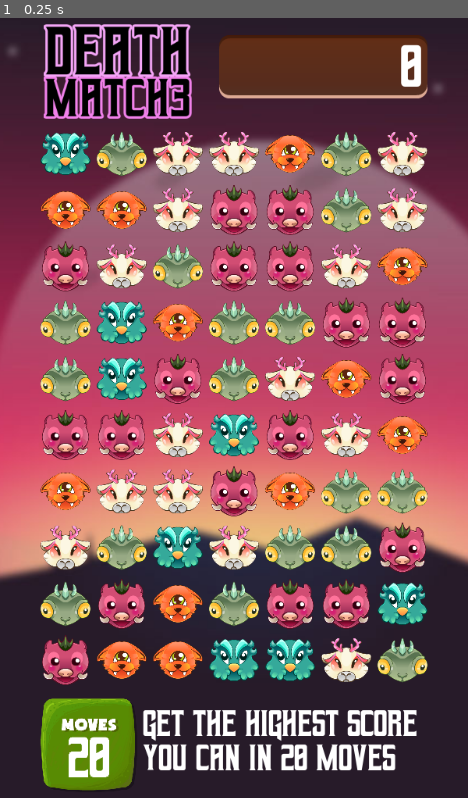
Above: before the commit, frame 1.
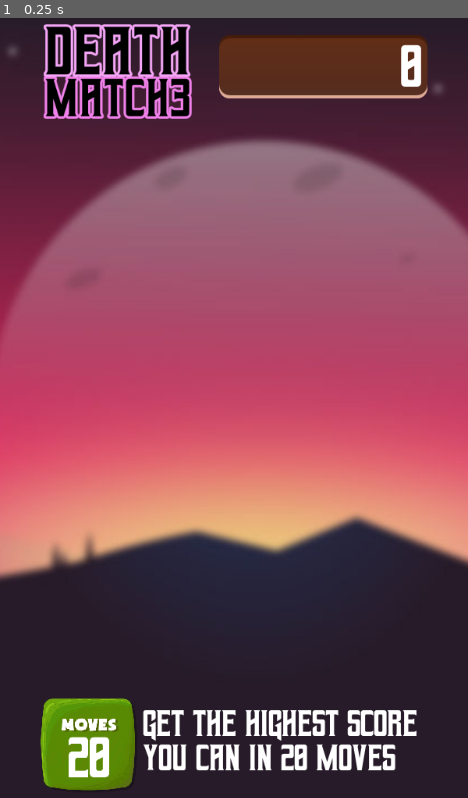
Above: after the commit, the same moment.

Repository: Zachacious/Match3Godot
Game: Godot game, scene res://main.tscn
Same seed, same stepped clock (60 frames per second), same inputs: the game is played once before the commit and once after it.
Inputs:
- Up to frame 1 (0.25 s): no input

The runs differ from the first frame. In frame 1, 28% of the frame differs, in the area x 8-92%, y 14-86%.
Error after the commit: Parse Error: Unexpected indentation. (res://grid_controller.gd:301)

Commit message:
cleanup/add comments throughout

Diff:
--- a/background.gd
+++ b/background.gd
@@ -2,6 +2,8 @@
 
 onready var bk = $sprite
 
+# size and position the background image to
+# fill the entire screen and position it center
 func size_and_position():
 	var screen_w = get_viewport().size.x
 	var screen_h = get_viewport().size.y
@@ -15,12 +17,6 @@
 
 	set_position(Vector2(screen_w/2, screen_h/2))
 
-# Called when the node enters the scene tree for the first time.
 func _ready():
 	size_and_position()
 	get_tree().get_root().connect("size_changed", self, "size_and_position")
-
-
-# Called every frame. 'delta' is the elapsed time since the previous frame.
-#func _process(delta):
-#	pass
--- a/block.gd
+++ b/block.gd
@@ -1,6 +1,5 @@
 extends Node2D
 
-# configurables
 export var index = 0
 export var texture_index = 0
 export var tween_speed = 0.35
@@ -21,11 +20,7 @@
 	'bottom': 0
 }
 
-# caching the parent - set in ready
 var parent
-
-# var ready_for_deletion = false
-
 
 # tween position changes
 func move(target):
@@ -34,15 +29,11 @@
 	 tween_speed, Tween.TRANS_ELASTIC, Tween.EASE_OUT)
 	move_tween.start()
 
-
 # called by the parent grid container to move the node to a
 # new postiion on the grid
 func set_index(new_index):
 	index = new_index
-	# self.get_parent().move_child(self, index)
-	#get_parent().grid_tiles[index] = self
 	move(Globals.grid.index_positions[index])
-
 
 # part of find_matches
 # determine if a tile index is within the bounds of the grid
@@ -58,11 +49,10 @@
 
 	return true
 
-
-# for each direction progress outward checking for matches
-# for every match set isMatched true
+# For each direction, progress outward checking for matches.
+# For every match, set isMatched true
 # returns true if at least one match of 3 is made
-# called by the parent grid if this tile is moved
+# called by the parent grid when this tile is moved
 func find_matches():
 	var matches_were_made = false
 	var tiles = parent.grid_tiles
@@ -111,10 +101,6 @@
 
 	return matches_were_made
 
-
-# temporary
-func dim(): sprite.modulate = Color(1,1,1,0.3)
-
 func destroy():
 	sprite.modulate = Color(1,1,1,0)
 	destroy_sprite.modulate = Color(1,1,1,1)
@@ -133,9 +119,7 @@
 	parent = self.get_parent()
 	direction_deltas.top = -parent.cols
 	direction_deltas.bottom = parent.cols
-
 	regen_texture()
-
 	destroy_sprite.modulate = Color(1,1,1,0)
 
 	# set grid position for the global
@@ -143,7 +127,6 @@
 	if !Globals.grid.coords.has(index):
 		Globals.grid.coords[index] = Vector2(index % parent.cols, floor(index / parent.cols))
 
-
 # Called every frame. 'delta' is the elapsed time since the previous frame.
 func _process(_delta):
 	#if ready_for_deletion: queue_free() # delete this from the tree
--- a/globals.gd
+++ b/globals.gd
@@ -19,8 +19,6 @@
 	{'name':'rabbit','texture':preload("res://sprites/monsters/rabbit.png")},
 ]
 
-#var tile_tween = null
-
 func set_score(value):
 	print('SET_SCORE ', value)
 	score = value
--- a/grid_controller.gd
+++ b/grid_controller.gd
@@ -1,19 +1,12 @@
-# For simplicity and effecientcy, I'm using a 1d 'flat' array for the grid
-# the x,y positions of where each tile should be displayed are stored in a dictionary for
-# fast lookups when moving tiles around
-
 extends Node2D
 
-# signals
 signal subplanted_tile_created
 
-# configurables
 export var cols = 7
 export var rows = 10
 export var tile_size = 64
 export var padding = 4
 
-# constants
 var pad_factor = padding * 2 # the total amount of width or height that will be added
 var full_tile_size = tile_size + pad_factor # size of tile + padding
 var width = full_tile_size * (cols-1) # full pixel width of grid
@@ -32,11 +25,10 @@
 enum states {
 	ready, waiting
 }
-
 var state = states.ready
 
+# Use a lookback algorithm to check previous tiles(2 up, 2 left) for matches
 func match_whole_grid():
-	print('match_grid.start')
 	var found_matches = false
 	for tile in grid_tiles:
 		if tile == null: continue
@@ -65,12 +57,13 @@
 				left_tile.isMatched = true
 				left_tile2.isMatched = true
 				found_matches = true
-	print('match_grid.end')
 
 	return found_matches
 
-
 # returns true if the tile 2 up or 2 left matches
+# used by create tile to make sure that new tiles
+# are not creating matches
+# (only for the initial grid)
 func look_back_match(tile):
 	var texture_index = tile.texture_index
 	var up_index = tile.index - (cols * 2)
@@ -87,14 +80,16 @@
 		if texture_index == left_texture: return true
 	return false
 
-
+# creates a tile, adds it to the grid
+# the tile index - grid index to place tile
+# subplant - set true if replacing a tile rather than initializing
 func create_tile(tile_index, subplant = false):
 	var tile = preload("res://block.tscn").instance()
 	tile.index = tile_index
 	# calc pixel position
 	var tile_pos = Vector2((tile_index % cols) * full_tile_size, (tile_index / cols) * full_tile_size)
 	tile.position = tile_pos
-	# store the position for this index in the global hash map for fast lookups
+	# store the position for this index in the global dict for fast lookups
 	Globals.grid.index_positions[tile_index] = tile_pos
 	self.add_child(tile) # actually add to the render tree
 	if !subplant: grid_tiles.append(tile)
@@ -104,46 +99,49 @@
 		tile.position = Vector2(tile_pos.x, tile_pos.y - 100)
 		emit_signal("subplanted_tile_created", tile, tile_pos)
 
+	# prevent the tile from creating matches
 	while look_back_match(tile): tile.regen_texture()
 
-
+# used when new tiles get created to refill a column
+# after a match is made -
+# moves the tile down into it's real position in the grid
 func _on_subplanted_tile_created(tile, tile_pos):
 	tile.move(tile_pos)
 
-# creates all the tiles needed to fill the grid
+# Creates and fills the grid with tiles
 func create_tiles():
 	for i in range(0, total_tiles):
 		create_tile(i)
 
-
+# Removes matched tiles, collapes the columns and refills
+# with new tiles
+# - called after matches made
 func clean_grid():
-	#yield(get_tree().create_timer(.3), "timeout")
 	yield(remove_matches(), "completed")
-	#yield(get_tree().create_timer(.2), "timeout")
 	yield(collapse_columns(), "completed")
 
-
-# swaps 2 tiles in the render tree
+# swaps 2 tiles in the grid
 func swap_tiles(tile_a, tile_b):
 	if tile_a == null or tile_b == null: return
 	if tile_a == tile_b: return
-	state = states.waiting
+	state = states.waiting # prevent user input until grid settles
 	# cache current indicies
 	var index_a = tile_a.index
 	var index_b = tile_b.index
 
 	grid_tiles[index_a] = tile_b
 	grid_tiles[index_b] = tile_a
-	# allow each tile to move themselves
 	tile_a.set_index(index_b)
 	tile_b.set_index(index_a)
 	tile_a.swap_sound.play()
 	tile_b.swap_sound.play()
+	# wait for the swap animation to finish
 	yield(get_tree().create_timer(tile_a.tween_speed), "timeout")
+
 	var a_has_matches = tile_a.find_matches()
 	var b_has_matches = tile_b.find_matches()
 
-	Globals.dec_moves()
+	Globals.dec_moves() # dec the moves counter
 
 	# if no matches were made - move them back
 	if !a_has_matches and !b_has_matches:
@@ -155,12 +153,14 @@
 		tile_a.swap_sound.play()
 		tile_b.swap_sound.play()
 	else:
+		# matches were made - clean the grid
 		yield(clean_grid(), "completed")
+		# continue checking for matches and cleaning the grid
+		# until there are no more matches
 		while match_whole_grid():
 			yield(clean_grid(), "completed")
 
-	state = states.ready
-
+	state = states.ready # allow user input again
 
 # converts coords from full viewport space into grid space
 # - simply adds a small offset needed to get it right
@@ -168,12 +168,10 @@
 func view_coords_to_grid_coords(coords):
 	return coords + tile_coord_offset
 
-
 # converts tile x,y position into the corresponding index
 # (because we're using a flat array)
 func grid_xy_to_index(coords):
 	return ((coords.y - 1)*cols) + coords.x
-
 
 # returns the tile index on the grid under the coords passed in
 func coords_to_tile_index(coords):
@@ -193,8 +191,8 @@
 	# checks if the y-axis is in line by checking the index
 	return index if index > -1 and index <= total_tiles - 1 else -1
 
-
 # handle input for mouse/touch
+# - handle input for swapping tiles
 func touch_input():
 	# on initial touch
 	if Input.is_action_just_pressed("ui_touch"):
@@ -206,8 +204,8 @@
 	# on release
 	if Input.is_action_just_released("ui_touch"):
 		var coords = self.get_local_mouse_position()
-		# get the relative direction of the mouse
-		# create an offset that moves the initial touch
+		# get the relative direction of the mouse -
+		# create an offset that moves the initial touch -
 		# position over one tile in the direction of the mouse
 		# movement - use those coordinates to get the tile
 		# that we need to swap with
@@ -216,21 +214,18 @@
 		if delta.x != 0 and delta.y !=0: return
 		var final_offset = Vector2(full_tile_size, full_tile_size) * delta
 		coords = first_coords + final_offset
-
-
 		# get the tile that the touch was released on
 		final_tile = coords_to_tile_index(coords)
 		# make sure we're dealing with tiles that are
 		# within the bounds of the grid
 		if first_tile > -1 and final_tile > -1:
-			# get the update list of tiles
 			var tiles = grid_tiles
 			# perform the swap on those tiles
 			swap_tiles(tiles[first_tile], tiles[final_tile])
 
-
+# removes any tile on the grid marked isMatched = true
+# updates the score by adding up the point values of the tiles
 func remove_matches():
-	print('remove.start')
 	var points = 0
 	yield(get_tree().create_timer(.2), "timeout")
 	for tile_index in range(0, grid_tiles.size()):
@@ -241,22 +236,19 @@
 			remove_child(tile)
 			tile.queue_free()
 	Globals.set_score(Globals.score + points)
-	print('remove.end')
-
-
+
+# refills a column with new tiles
 func refill_column(matched_tiles, col_start_index, distance):
-	print('refill.start')
 	var indicies = []
 	for matched_iter in range(0, matched_tiles.size()):
 		var index = col_start_index + (matched_iter * distance)
 		create_tile(index, true)
 		indicies.append(grid_tiles[index])
-	print('refill.end')
 	return indicies
 
-
+# collapses a column if empty tiles are found where
+# matched tiles were removed
 func collapse_columns():
-	print('collapse_col.start')
 	for col in cols:
 		var start_index = col
 		var cur_index = col
@@ -265,41 +257,53 @@
 		var unmatched_tiles = []
 		var matched_tiles = []
 		for cell in rows + 1:
+			#  if index is beyond the bounds of the grid, set to 0
+			# so that it won't bail and skip tiles that need moving
 			var tile = 0 if cur_index >= total_tiles else grid_tiles[cur_index]
-			if tile != null:
+			if tile != null: # tile is not matched or empty from removal
+				# at this point if matched_tiles is not empty that means
+				# we have scanned down, found empty(matched) tiles, and now
+				# we've found the end of that section of null tiles because
+				# we've hit a non-null tile - we need to move the tiles down
+				# - if matched tiles == 0 - then we've only scanned
+				# non-matched tiles and should continue down the column
 				if matched_tiles.size() == 0: unmatched_tiles.append(tile)
 				else:
+					# time to move tiles down to fill the space left by removed tiles
 					for unmatched_tile in unmatched_tiles:
 						var move_offset = distance * matched_tiles.size()
 						var new_index = unmatched_tile.index + move_offset
 						grid_tiles[new_index] = unmatched_tile
 						unmatched_tile.set_index(new_index)
 
-					print(start_index, ', ', unmatched_tiles.size())
+					# now that tiles have moved down, we can refill the space
 					var filled_tiles = refill_column(matched_tiles, start_index, distance)
 					matched_tiles.clear()
 					unmatched_tiles.append(tile)
 					unmatched_tiles.append_array(filled_tiles)
-					#break;
+					# next iteration will continue down the column remembering all the tiles
+					# above it in case we run into more empty tiles - process repeats
 			else:
+				# null tile means - empty(matched)
 				matched_tiles.append(tile)
+			# move down to the next cell in the column
 			cur_index += distance
+	# wait for animations to finish
 	yield(get_tree().create_timer(.5), "timeout")
-	print('collapse_col.end')
-
-
+
+# size and position the grid center of the screen
 func size_and_position():
 	var screen_w = get_viewport().size.x
 	var screen_h = get_viewport().size.y
 	var scale_factor = 1
 
-	if screen_w < 600:
+	# if screen less than project minimum scale down
+	 if screen_w < 600:
 		scale_factor = screen_w / 600
 		scale = Vector2(scale_factor, scale_factor)
 
 	position.x = screen_w/2 - (width*scale_factor)/2
 	position.y = screen_h/2 - (height*scale_factor)/2
-
 
 # Called when the node enters the scene tree for the first time.
 func _ready():
@@ -311,7 +315,6 @@
 	position.y -= height/2
 	create_tiles()
 
-
 # Called every frame. 'delta' is the elapsed time since the previous frame.
 func _process(_delta):
 	if state == states.ready: touch_input()
--- a/ui.gd
+++ b/ui.gd
@@ -10,21 +10,21 @@
 onready var moves_node = $Control/Moves/label_node
 onready var tween = $Control/tween
 
-
+# sizes and positions the ui center of the screen
 func size_and_position():
 	var screen_w = get_viewport().size.x
 	var screen_h = get_viewport().size.y
 
 	var scale_factor = 1
 
+	# if screen is smaller than the project minimum size
+	# set the scalefactor to scale the right amount
 	if screen_w < 600:
 		scale_factor = screen_w / 600
 		scale = Vector2(scale_factor, scale_factor)
 
 	position.x = screen_w/2 - (width*scale_factor)/2
 	position.y = screen_h/2 - (height*scale_factor)/2
-
-
 
 func _update_score():
 	score_label.text = str(Globals.score)
@@ -38,7 +38,6 @@
 	 tween_speed, Tween.TRANS_ELASTIC, Tween.EASE_OUT)
 	tween.start()
 
-
 # Called when the node enters the scene tree for the first time.
 func _ready():
 	get_tree().get_root().connect("size_changed", self, "size_and_position")
Not shown, added: screenshots/1.jpg.import
Not shown, changed: README.md
